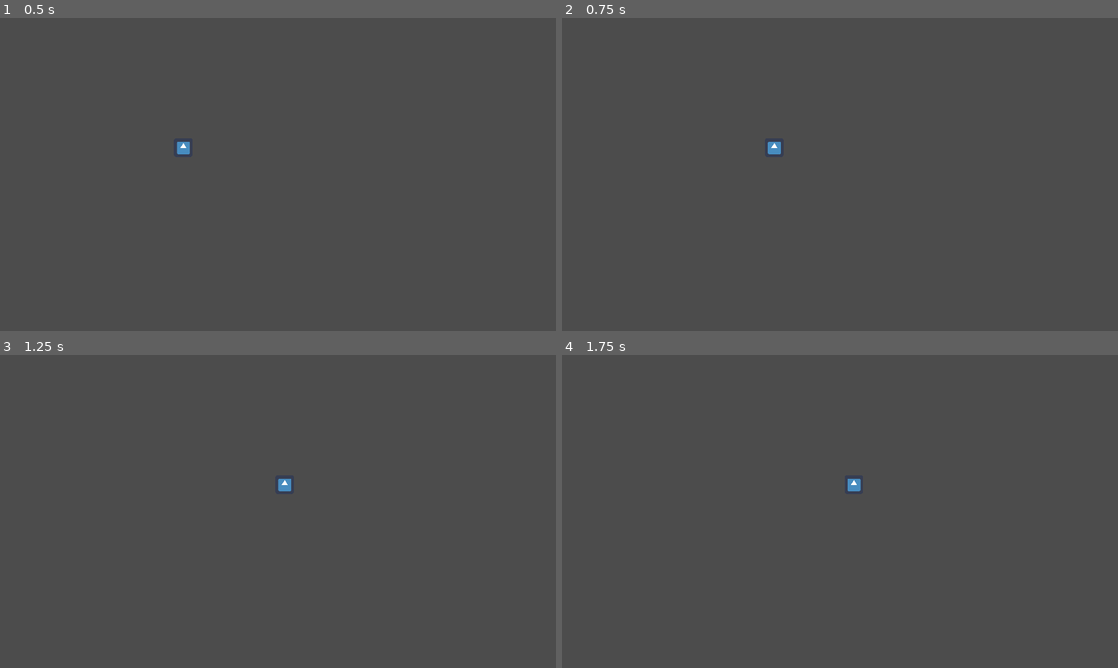
Above: before the commit, frames 1-4 (two rows, left to right).
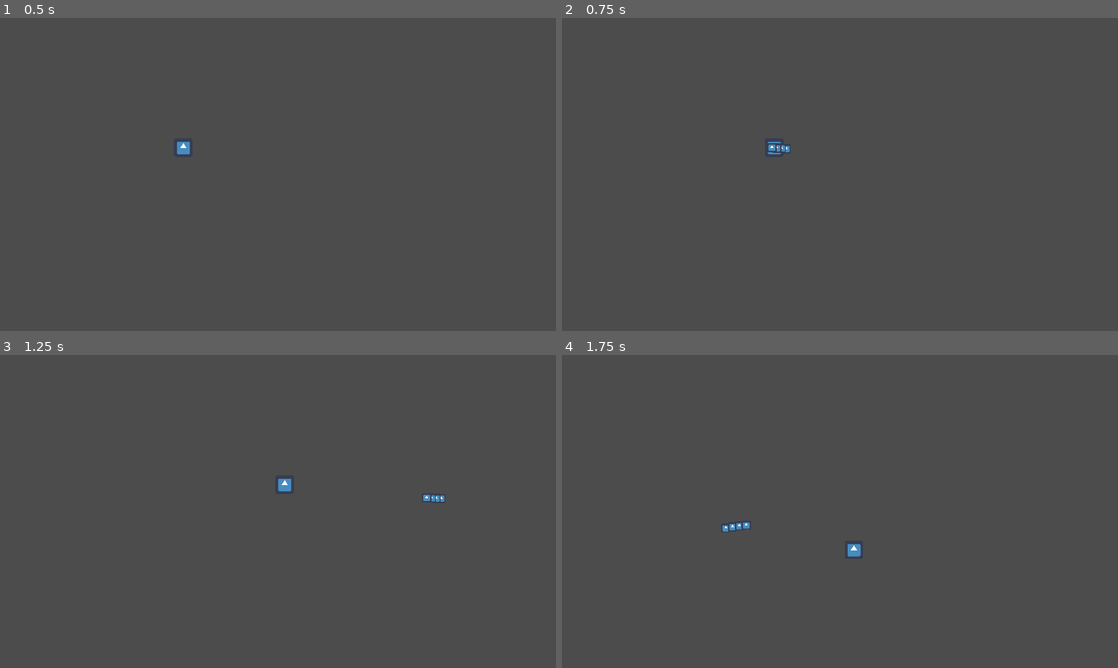
Above: after the commit, the same moments.

Repository: moisesjbc/atalanta-golden-odyssey
Game: Godot game, scene res://gameplay/main/main.tscn
Two runs of this game, one before a commit and one after it. Both use one fixed random seed, a clock stepped at 60 frames per second and the inputs below. The engine's default icon, where the game draws it, is replaced by a stand-in: a white triangle on a blue panel in a dark square.
Inputs (mouse positions are in pixels of both pictures, inside the frame that each line leads up to):
- Up to frame 1 (0.5 s): no input
- Up to frame 2 (0.75 s): tap Enter at 0.5 s; move the mouse to (962, 158) at 0.52 s; hold Right (ui_right) from 0.53 s (still down); click (962, 158) at 0.67 s
- Up to frame 3 (1.25 s): keep holding Right (ui_right)
- Up to frame 4 (1.75 s): move the mouse to (728, 527) at 1.27 s; release Right (ui_right) at 1.28 s; hold Down (ui_down) from 1.28 s (still down); click (728, 527) at 1.42 s

Frame 1 is identical in both runs. In frame 2, less than 0.1% of the frame differs, in the area x 37-41%, y 40-44%; in frame 3, less than 0.1%; in frame 4, 0.3%, in the area x 28-54%, y 39-65%.

Commit message:
Add shootingç

Diff:
--- /dev/null
+++ b/godot-project/gameplay/bullet/bullet.gd
@@ -0,0 +1,23 @@
+extends KinematicBody2D
+
+
+# Declare member variables here. Examples:
+# var a = 2
+# var b = "text"
+var speed: int = 1500
+var target_position = Vector2.ZERO
+var velocity: Vector2 = Vector2.ZERO
+
+
+# Called when the node enters the scene tree for the first time.
+func _ready():
+	velocity = (target_position - global_position).normalized()
+
+
+# Called every frame. 'delta' is the elapsed time since the previous frame.
+func _process(delta):
+	move_and_collide(speed * velocity * delta)
+
+
+func _on_visibility_notifier_viewport_exited(viewport):
+	queue_free()
--- /dev/null
+++ b/godot-project/gameplay/bullet/bullet.tscn
@@ -0,0 +1,24 @@
+[gd_scene load_steps=4 format=2]
+
+[ext_resource path="res://icon.png" type="Texture" id=1]
+[ext_resource path="res://gameplay/bullet/bullet.gd" type="Script" id=2]
+
+[sub_resource type="RectangleShape2D" id=1]
+extents = Vector2( 32, 31.5 )
+
+[node name="bullet" type="KinematicBody2D"]
+scale = Vector2( 0.5, 0.5 )
+collision_layer = 2
+collision_mask = 0
+script = ExtResource( 2 )
+
+[node name="sprite" type="Sprite" parent="."]
+texture = ExtResource( 1 )
+
+[node name="collision_shape" type="CollisionShape2D" parent="."]
+position = Vector2( 0, 0.5 )
+shape = SubResource( 1 )
+
+[node name="visibility_notifier" type="VisibilityNotifier2D" parent="."]
+
+[connection signal="viewport_exited" from="visibility_notifier" to="." method="_on_visibility_notifier_viewport_exited"]
--- a/godot-project/gameplay/player/player.gd
+++ b/godot-project/gameplay/player/player.gd
@@ -1,6 +1,7 @@
 extends KinematicBody2D
 
 export var speed: int = 500
+onready var bullet_scene = preload("res://gameplay/bullet/bullet.tscn")
 
 # Called when the node enters the scene tree for the first time.
 func _ready():
@@ -16,4 +17,15 @@
 	elif Input.is_action_pressed("ui_right"):
 		velocity.x = 1
 
+	if Input.is_action_pressed("ui_up"):
+		velocity.y = -1
+	elif Input.is_action_pressed("ui_down"):
+		velocity.y = 1
+
+	if Input.is_mouse_button_pressed(BUTTON_LEFT):
+		var bullet = bullet_scene.instance()
+		bullet.global_position = global_position
+		bullet.target_position = get_global_mouse_position()
+		get_parent().add_child(bullet)
+
 	move_and_collide(speed * velocity * delta)
--- a/godot-project/project.godot
+++ b/godot-project/project.godot
@@ -25,6 +25,37 @@
 
 common/drop_mouse_on_gui_input_disabled=true
 
+[input]
+
+ui_left={
+"deadzone": 0.5,
+"events": [ Object(InputEventKey,"resource_local_to_scene":false,"resource_name":"","device":0,"alt":false,"shift":false,"control":false,"meta":false,"command":false,"pressed":false,"scancode":16777231,"physical_scancode":0,"unicode":0,"echo":false,"script":null)
+, Object(InputEventJoypadButton,"resource_local_to_scene":false,"resource_name":"","device":0,"button_index":14,"pressure":0.0,"pressed":false,"script":null)
+, Object(InputEventKey,"resource_local_to_scene":false,"resource_name":"","device":0,"alt":false,"shift":false,"control":false,"meta":false,"command":false,"pressed":false,"scancode":0,"physical_scancode":65,"unicode":0,"echo":false,"script":null)
+ ]
+}
+ui_right={
+"deadzone": 0.5,
+"events": [ Object(InputEventKey,"resource_local_to_scene":false,"resource_name":"","device":0,"alt":false,"shift":false,"control":false,"meta":false,"command":false,"pressed":false,"scancode":16777233,"physical_scancode":0,"unicode":0,"echo":false,"script":null)
+, Object(InputEventJoypadButton,"resource_local_to_scene":false,"resource_name":"","device":0,"button_index":15,"pressure":0.0,"pressed":false,"script":null)
+, Object(InputEventKey,"resource_local_to_scene":false,"resource_name":"","device":0,"alt":false,"shift":false,"control":false,"meta":false,"command":false,"pressed":false,"scancode":0,"physical_scancode":68,"unicode":0,"echo":false,"script":null)
+ ]
+}
+ui_up={
+"deadzone": 0.5,
+"events": [ Object(InputEventKey,"resource_local_to_scene":false,"resource_name":"","device":0,"alt":false,"shift":false,"control":false,"meta":false,"command":false,"pressed":false,"scancode":16777232,"physical_scancode":0,"unicode":0,"echo":false,"script":null)
+, Object(InputEventJoypadButton,"resource_local_to_scene":false,"resource_name":"","device":0,"button_index":12,"pressure":0.0,"pressed":false,"script":null)
+, Object(InputEventKey,"resource_local_to_scene":false,"resource_name":"","device":0,"alt":false,"shift":false,"control":false,"meta":false,"command":false,"pressed":false,"scancode":0,"physical_scancode":87,"unicode":0,"echo":false,"script":null)
+ ]
+}
+ui_down={
+"deadzone": 0.5,
+"events": [ Object(InputEventKey,"resource_local_to_scene":false,"resource_name":"","device":0,"alt":false,"shift":false,"control":false,"meta":false,"command":false,"pressed":false,"scancode":16777234,"physical_scancode":0,"unicode":0,"echo":false,"script":null)
+, Object(InputEventJoypadButton,"resource_local_to_scene":false,"resource_name":"","device":0,"button_index":13,"pressure":0.0,"pressed":false,"script":null)
+, Object(InputEventKey,"resource_local_to_scene":false,"resource_name":"","device":0,"alt":false,"shift":false,"control":false,"meta":false,"command":false,"pressed":false,"scancode":0,"physical_scancode":83,"unicode":0,"echo":false,"script":null)
+ ]
+}
+
 [physics]
 
 common/enable_pause_aware_picking=true
